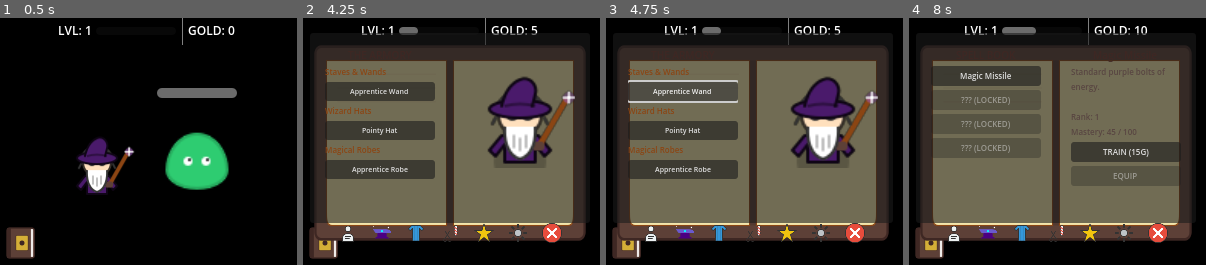
Above: before the commit, frames 1-4 (left to right).
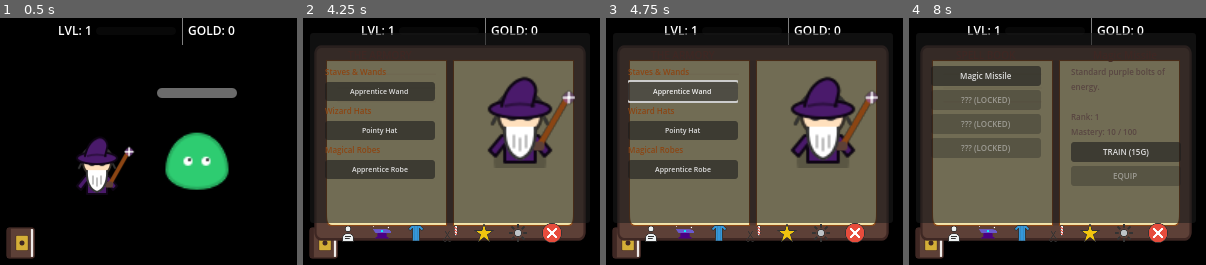
Above: after the commit, the same moments.

Repository: dgcarlucci/cast-lock
Game: Godot game, scene res://scenes/Main.tscn
Same seed, same stepped clock (60 frames per second), same inputs: the game is played once before the commit and once after it.
Inputs (mouse positions are in pixels of both pictures, inside the frame that each line leads up to):
- Up to frame 1 (0.5 s): no input
- Up to frame 2 (4.25 s): click (323, 242) at 0.5 s; click (347, 232) at 1.25 s; click (383, 232) at 2 s; click "RESEARCH (150G)" at 2.75 s; click (415, 232) at 3.5 s
- Up to frame 3 (4.75 s): click "Apprentice Wand" at 4.25 s
- Up to frame 4 (8 s): click "Pointy Hat" at 5 s; click "Apprentice Robe" at 5.75 s; click (1054, 232) at 6.5 s; click (1090, 232) at 7.25 s

Frame 1 is identical in both runs. In frame 2, 0.2% of the frame differs, in the area x 32-80%, y 3-7%; in frame 3, 0.2%; in frame 4, 1.2%, in the area x 18-81%, y 0-47%.

Commit message:
feat: implement toggleable Companion Mode and finalize UI polish

Diff:
--- a/scenes/UI_Overlay.tscn
+++ b/scenes/UI_Overlay.tscn
@@ -438,6 +438,12 @@
 theme_override_font_sizes/font_size = 9
 text = "SAVE PROGRESS"
 
+[node name="TypingModeCheck" type="CheckBox" parent="Grimoire/TabContainer/Library/LeftPage/VBox"]
+layout_mode = 2
+theme_override_colors/font_color = Color(0.345098, 0.270588, 0.254902, 1)
+theme_override_font_sizes/font_size = 8
+text = "TYPING COMPANION MODE"
+
 [node name="ResetButton" type="Button" parent="Grimoire/TabContainer/Library/LeftPage/VBox"]
 layout_mode = 2
 theme_override_colors/font_color = Color(0.905882, 0.298039, 0.235294, 1)
@@ -538,6 +544,7 @@
 [connection signal="pressed" from="Grimoire/TabContainer/Spells/RightPage/VBox/TrainButton" to="." method="_on_train_spell_pressed"]
 [connection signal="pressed" from="Grimoire/TabContainer/Spells/RightPage/VBox/EquipButton" to="." method="_on_equip_spell_pressed"]
 [connection signal="pressed" from="Grimoire/TabContainer/Library/LeftPage/VBox/SaveButton" to="." method="_on_save_button_pressed"]
+[connection signal="toggled" from="Grimoire/TabContainer/Library/LeftPage/VBox/TypingModeCheck" to="." method="_on_typing_mode_toggled"]
 [connection signal="pressed" from="Grimoire/TabContainer/Library/LeftPage/VBox/ResetButton" to="." method="_on_reset_button_pressed"]
 [connection signal="pressed" from="Grimoire/Footer/StatsBtn" to="." method="_on_nav_btn_pressed" binds= [0]]
 [connection signal="pressed" from="Grimoire/Footer/WorkshopBtn" to="." method="_on_nav_btn_pressed" binds= [1]]
--- a/scripts/Main.gd
+++ b/scripts/Main.gd
@@ -40,20 +40,28 @@
 ]
 
 var last_input_cast_time: float = 0.0
-var input_cast_cooldown: float = 0.1 # Max 10 manual casts per second
+var input_cast_cooldown: float = 0.1
 
 func _ready():
-	# Explicitly set window background to transparent in DisplayServer (Godot 4)
 	DisplayServer.window_set_flag(DisplayServer.WINDOW_FLAG_TRANSPARENT, true)
 	get_viewport().transparent_bg = true
 
-	ui.craft_pressed.connect(_on_ui_craft_pressed)
 	ui.appearance_changed.connect(_on_wizard_appearance_changed)
 
 	spawn_enemy()
-	# Auto-attack timer disabled for typing-mage branch
+	refresh_companion_mode()
+
+func refresh_companion_mode():
+	var stats = StatsManager.stats
+	if stats.companion_mode_typing:
+		attack_timer.stop()
+	else:
+		start_combat()
 
 func _input(event):
+	if not StatsManager.stats.companion_mode_typing:
+		return
+
 	if event is InputEventKey or event is InputEventMouseButton:
 		if event.is_pressed():
 			var now = Time.get_ticks_msec() / 1000.0
@@ -64,25 +72,23 @@
 func _on_wizard_appearance_changed():
 	wizard.update_appearance(StatsManager.stats)
 	StatsManager.save_stats()
-
-func _on_ui_craft_pressed():
-	pass
+	# Check if mode changed
+	refresh_companion_mode()
 
 func spawn_enemy():
 	max_enemy_hp = StatsManager.get_enemy_hp()
 	current_enemy_hp = max_enemy_hp
 	ui.update_enemy_health(current_enemy_hp, max_enemy_hp)
-
 	var tex = enemy_textures[randi() % enemy_textures.size()]
 	enemy.set_texture(tex)
 
 func start_combat():
-	# Passive combat disabled
-	pass
+	if StatsManager.stats.companion_mode_typing: return
+	attack_timer.wait_time = 1.5 / StatsManager.stats.haste
+	attack_timer.start()
 
 func _on_attack_timer_timeout():
-	# No auto-attacks
-	pass
+	attack()
 
 func attack():
 	if wizard.current_state != wizard.State.IDLE or current_enemy_hp <= 0:
@@ -91,7 +97,6 @@
 	wizard.play_cast_animation(func():
 		var damage = StatsManager.stats.attack_power
 		var is_crit = randf() < StatsManager.stats.crit_chance
-
 		if is_crit:
 			damage *= 2.0
 			ui.show_floating_text("CRIT!", Color.YELLOW)
@@ -102,7 +107,6 @@
 		ui.update_enemy_health(current_enemy_hp, max_enemy_hp)
 		enemy.play_hit_animation()
 
-		# Progress tracking
 		SpellManager.gain_mastery(StatsManager.stats.active_spell_id, 5, StatsManager.stats)
 		StatsManager.stats.total_casts += 1
 		ui.update_stats()
@@ -117,8 +121,7 @@
 		var gold = StatsManager.get_gold_reward()
 		StatsManager.stats.gold += int(gold)
 		StatsManager.add_xp(20)
-
 		ui.update_stats()
 		spawn_enemy()
-		start_combat()
+		refresh_companion_mode()
 	)
--- a/scripts/SaveManager.gd
+++ b/scripts/SaveManager.gd
@@ -23,7 +23,8 @@
 		"learned_spells": stats.learned_spells,
 		"spell_mastery_xp": stats.spell_mastery_xp,
 		"unlocked_tiers": stats.unlocked_tiers,
-		"total_casts": stats.total_casts
+		"total_casts": stats.total_casts,
+		"companion_mode_typing": stats.companion_mode_typing
 	}
 
 	var json_string = JSON.stringify(save_dict)
--- a/scripts/StatsManager.gd
+++ b/scripts/StatsManager.gd
@@ -40,6 +40,7 @@
 		stats.spell_mastery_xp = save_data.get("spell_mastery_xp", stats.spell_mastery_xp)
 		stats.unlocked_tiers = save_data.get("unlocked_tiers", stats.unlocked_tiers)
 		stats.total_casts = save_data.get("total_casts", stats.total_casts)
+		stats.companion_mode_typing = save_data.get("companion_mode_typing", stats.companion_mode_typing)
 
 func save_stats():
 	SaveManager.save_game(stats)
--- a/scripts/UI_Overlay.gd
+++ b/scripts/UI_Overlay.gd
@@ -36,6 +36,7 @@
 @onready var unlocked_items_container = $Grimoire/TabContainer/Armory/LeftPage/VBox/Scroll/UnlockedItems
 
 @onready var reset_confirmation = $ResetConfirmation
+@onready var typing_mode_check = $Grimoire/TabContainer/Library/LeftPage/VBox/TypingModeCheck
 
 var loot_log: Array = []
 var selected_spell_id: String = "magic_missile"
@@ -104,6 +105,11 @@
 	_update_all_previews()
 	appearance_changed.emit()
 	show_floating_text("PROGRESS RESET", Color.RED)
+
+func _on_typing_mode_toggled(toggled_on: bool):
+	StatsManager.stats.companion_mode_typing = toggled_on
+	appearance_changed.emit()
+	StatsManager.save_stats()
 
 # --- BARBER SHOP (Colors & Grooming) ---
 func _on_randomize_button_pressed():
@@ -274,6 +280,10 @@
 func update_stats():
 	var stats = StatsManager.stats
 	if not stats: return
+
+	if typing_mode_check:
+		typing_mode_check.button_pressed = stats.companion_mode_typing
+
 	gold_label.text = "GOLD: " + str(int(stats.gold))
 	level_label.text = "LVL: " + str(stats.level)
 	xp_bar.max_value = StatsManager.get_xp_needed()
--- a/scripts/WizardStats.gd
+++ b/scripts/WizardStats.gd
@@ -35,3 +35,4 @@
 }
 @export var spell_mastery_xp: int = 0
 @export var total_casts: int = 0
+@export var companion_mode_typing: bool = false # false = Passive, true = Typing
